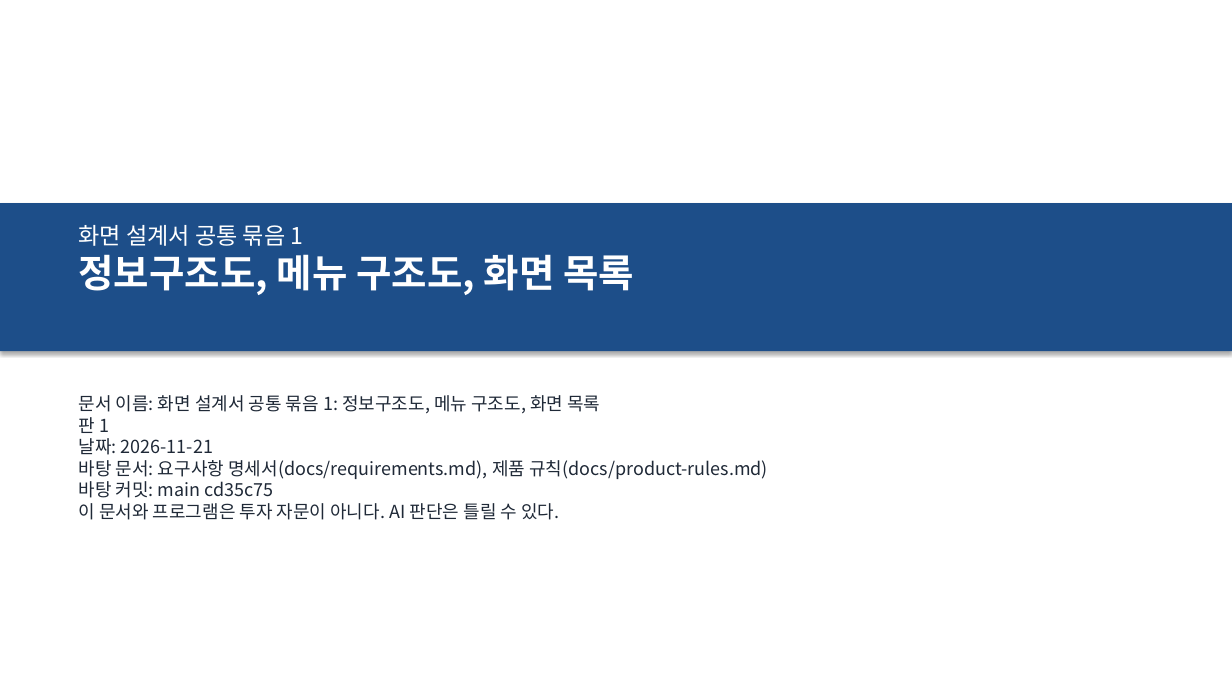
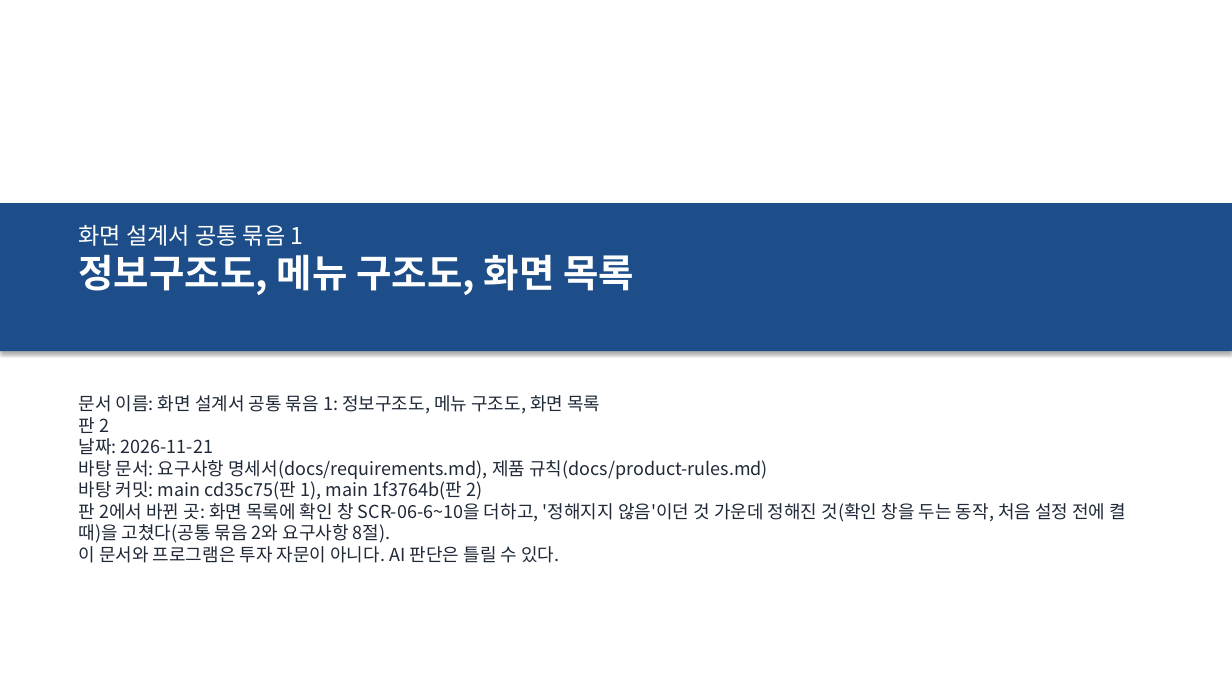
Before and after one commit to khy920723/coin-report-trader, a slide deck: slide 1 of docs/screen-design/00-common.pptx. Drawn at 1232x693 pixels with LibreOffice and Linux fonts; fonts in the diff are those of the drawing. Boxes give left, top, right and bottom in pixels: in the first picture for what was removed or moved away, otherwise in the second. Text is boxed around its words. In the diff, an @@ line names an element or a change of style, - is before the commit and + after.

```diff
--- a/docs/screen-design/00-common.pptx
+++ b/docs/screen-design/00-common.pptx
@@ text at box(79, 417, 109, 433): text changed @@
-판 1
+판 2
@@ text at box(79, 478, 1127, 543): text changed @@
-바탕 커밋: main cd35c75
+바탕 커밋: main cd35c75(판 1), main 1f3764b(판 2)
+판 2에서 바뀐 곳: 화면 목록에 확인 창 SCR-06-6~10을 더하고, '정해지지 않음'이던 것 가운데 정해진 것(확인 창을 두는 동작, 처음 설정 전에 켤 때)을 고쳤다(공통 묶음 2와 요구사항 8절).
```
Also in this commit, not shown: 14 other slides changed, 1 slide added, 1 other file.
